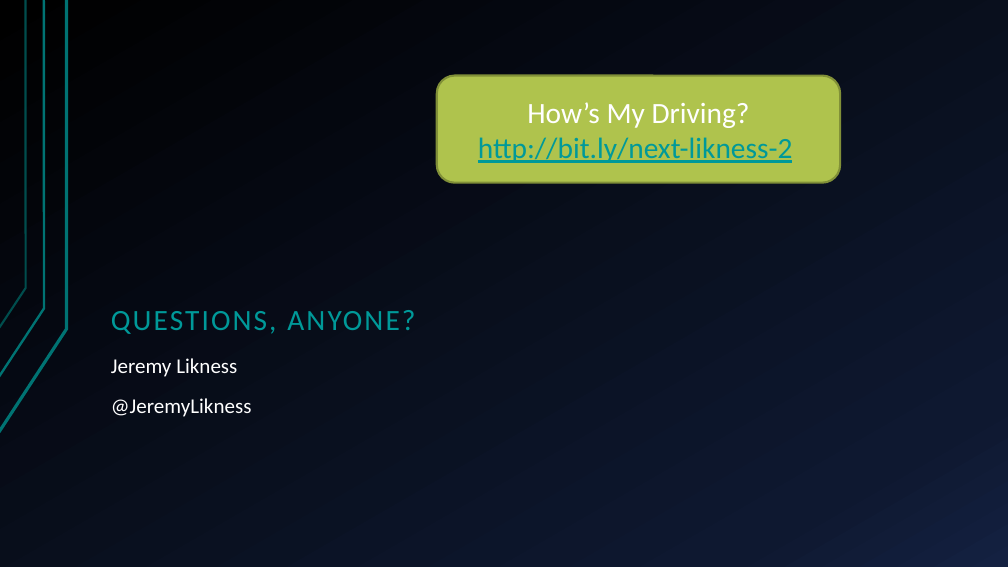
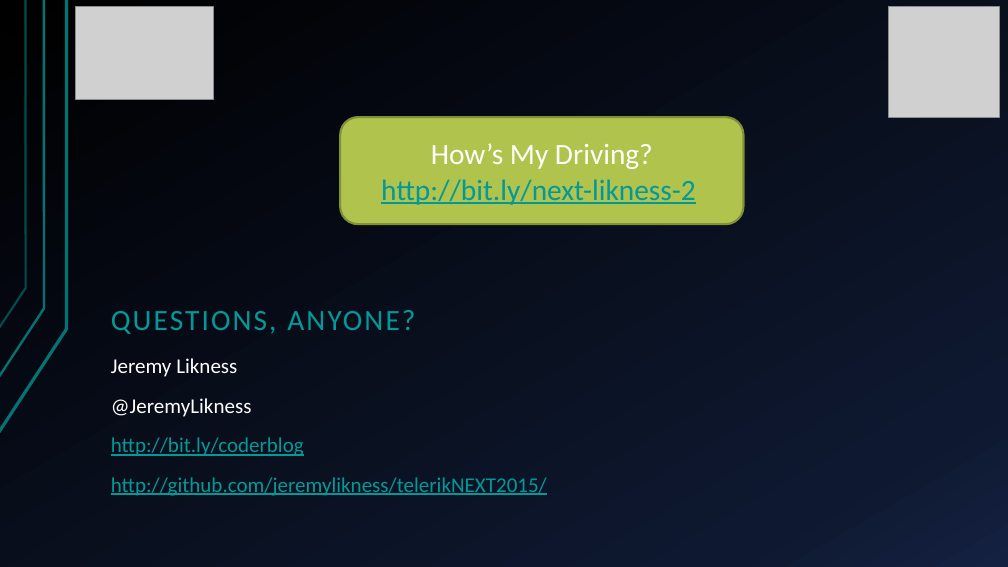
Before and after one commit to JeremyLikness/TelerikNEXT2015, a slide deck: slide 14 of decks/Kendo UI and Angular - Likness.pptx. Drawn at 1008x567 pixels with LibreOffice and Linux fonts; fonts in the diff are those of the drawing; grey boxes stand for pictures. Boxes give left, top, right and bottom in pixels: in the first picture for what was removed or moved away, otherwise in the second. Text is boxed around its words. In the diff, an @@ line names an element or a change of style, - is before the commit and + after.

```diff
--- a/decks/Kendo UI and Angular - Likness.pptx
+++ b/decks/Kendo UI and Angular - Likness.pptx
@@ picture added at bbox=[76, 6, 213, 99] @@
@@ picture added at bbox=[889, 6, 999, 116] @@
@@ rounded rectangle "How’s My Driving?": place and size @@
-rounded rectangle "How’s My Driving?" at bbox=[437, 76, 840, 183]
+rounded rectangle "How’s My Driving?" at bbox=[340, 117, 743, 225]
@@ text at bbox=[111, 437, 547, 496]: paragraphs added @@
+http://bit.ly/coderblog
+http://github.com/jeremylikness/telerikNEXT2015/
```
Also in this commit, not shown: 1 other slide changed, 1 other file.
